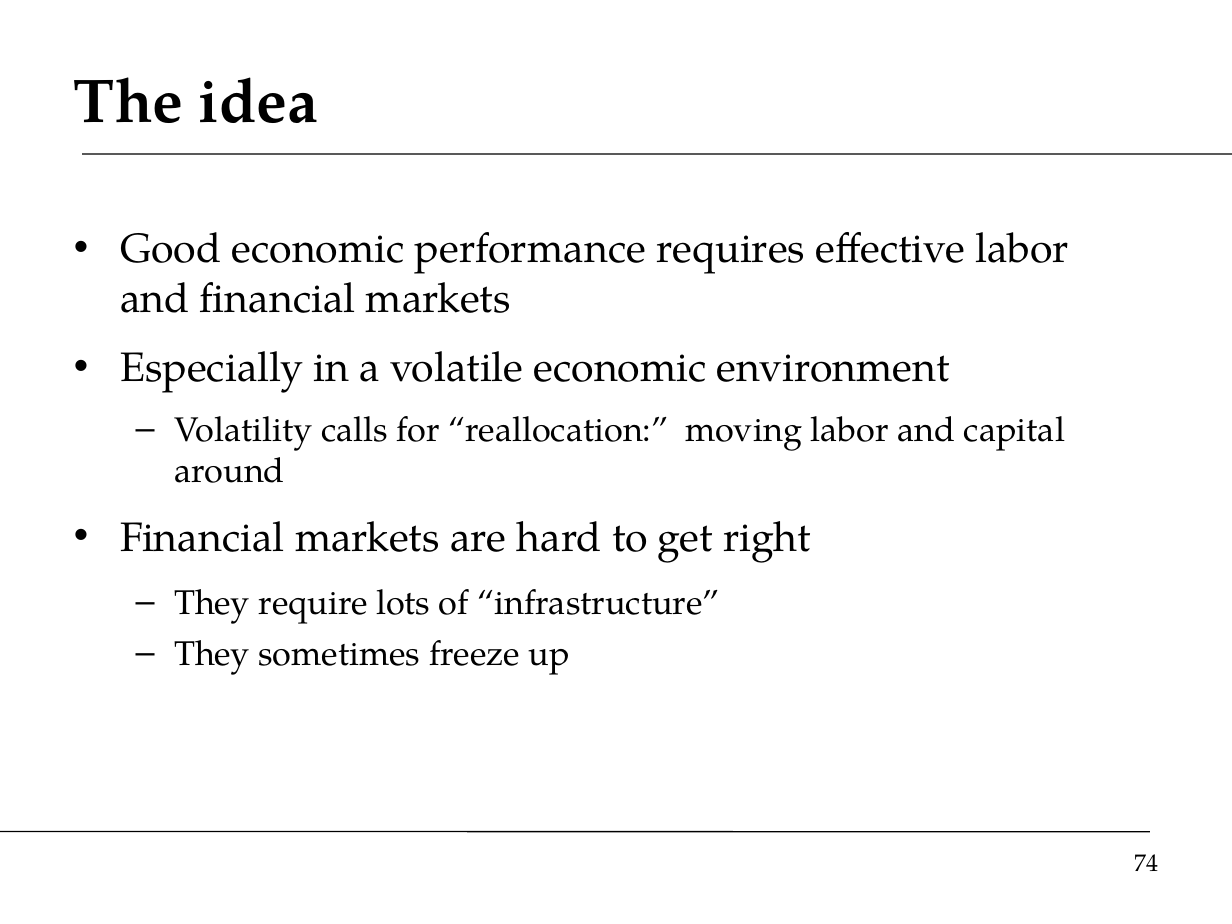
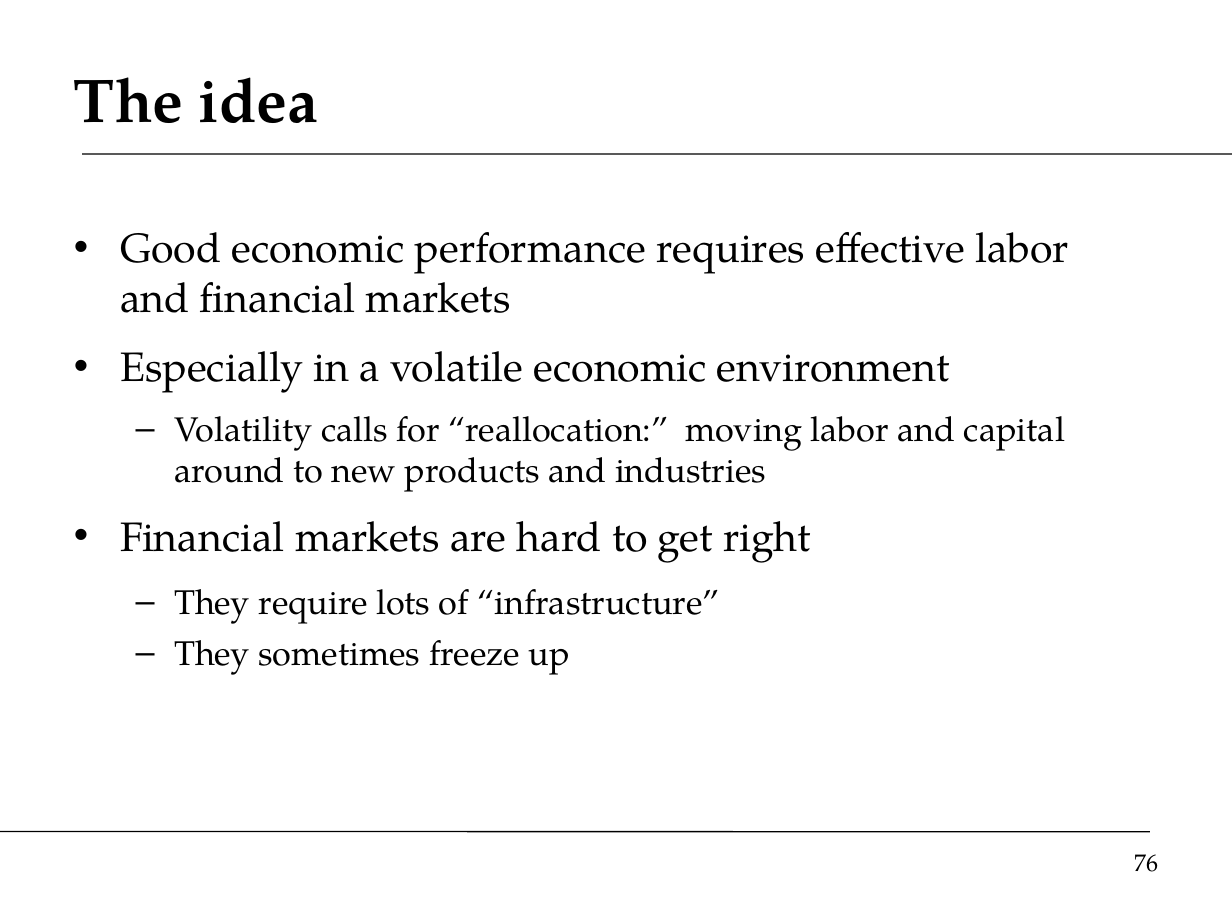
Before and after one commit to DaveBackus/Global_Economy, a slide deck: slide 76 of Slides/slides_labcap_f14.pptx (slide 74 before the commit). Drawn at 1232x924 pixels with LibreOffice and Linux fonts; fonts in the diff are those of the drawing. Boxes give left, top, right and bottom in pixels: in the first picture for what was removed or moved away, otherwise in the second. Text is boxed around its words. In the diff, an @@ line names an element or a change of style, - is before the commit and + after.

```diff
--- a/Slides/slides_labcap_f14.pptx
+++ b/Slides/slides_labcap_f14.pptx
@@ text at (174,416,1065,492): text changed @@
-  – Volatility calls for “reallocation:” moving labor and capital around
+  – Volatility calls for “reallocation:” moving labor and capital around to new products and industries
@@ page number at (1134,854,1158,872): text changed @@
-74
+76
```
Also in this commit, not shown: 26 other slides changed, 3 slides added, 1 slide removed, 40 other files.
